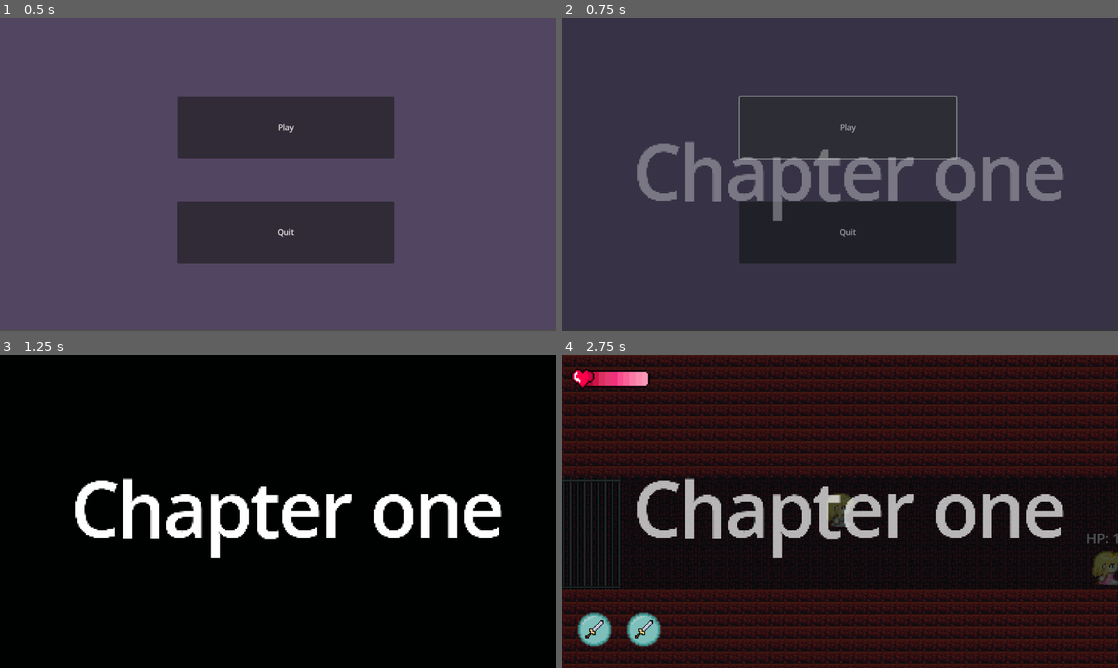
Above: before the commit, frames 1-4 (two rows, left to right).
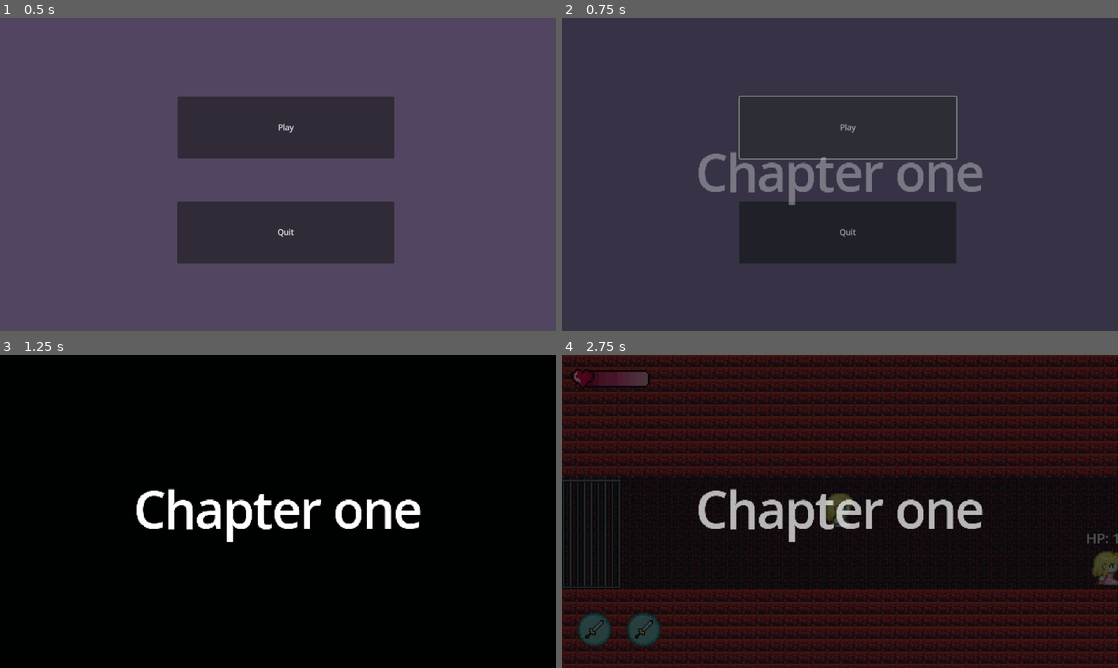
Above: after the commit, the same moments.

Repository: Mex777/BCC
Game: Godot game, scene res://Scenes/MainMenu/MainMenu.tscn
Same seed, same stepped clock (60 frames per second), same inputs: the game is played once before the commit and once after it.
Inputs (mouse positions are in pixels of both pictures, inside the frame that each line leads up to):
- Up to frame 1 (0.5 s): no input
- Up to frame 2 (0.75 s): click "Play" at 0.5 s
- Up to frame 3 (1.25 s): no input
- Up to frame 4 (2.75 s): click "Play" at 1.25 s; tap Enter (ui_accept) at 2, 2.27 s; move the mouse to (962, 495) at 2.02 s; hold Right (ui_right) from 2.03 s (still down); click (962, 495) at 2.1 s; tap R (stun) at 2.3 s

Frame 1 is identical in both runs. In frame 2, 5.7% of the frame differs, in the area x 13-91%, y 39-65%; in frame 3, 6.2%; in frame 4, 7.8%, in the area x 1-91%, y 4-94%.
Error in both runs: Cannot call method 'change_scene_to_file' on a null value. (res://Scenes/MainMenu/MainMenu.gd:13)

Commit message:
Fixed transitions

Diff:
--- a/Scenes/Aurora/Aurora.gd
+++ b/Scenes/Aurora/Aurora.gd
@@ -1,11 +1,12 @@
 extends CharacterBody2D
+
+@export var god_mode = false
 
 const SPEED: float = 300.0
 const JUMP_VELOCITY: float = -400.0
 var attacking: bool = false
 var cooldown_stun_attack: bool = false
 var cooldown_base_attack: bool = false
-
 
 # Get the gravity from the project settings to be synced with RigidBody nodes.
 var gravity = ProjectSettings.get_setting("physics/2d/default_gravity")
@@ -90,7 +91,8 @@
 
 
 func take_damage(damage):
-	Player.take_damage(damage)
+	if god_mode == false:
+		Player.take_damage(damage)
 
 	$Sprite.modulate = Color.RED
 	await get_tree().create_timer(0.1).timeout
--- a/Scenes/Levels/Level1.tscn
+++ b/Scenes/Levels/Level1.tscn
@@ -2,15 +2,15 @@
 
 [ext_resource type="Texture2D" uid="uid://35x4kjs54y8d" path="res://Assets/World/BaseTiles/FireSetGrid.png" id="1_bkxon"]
 [ext_resource type="Script" path="res://Scenes/Aurora/Aurora.gd" id="2_acwsi"]
+[ext_resource type="Texture2D" uid="uid://bi1xvl63wfox1" path="res://Assets/Aurora/PrisonerOutfit/Attack (right)/0.png" id="3_3wlkh"]
 [ext_resource type="PackedScene" uid="uid://b81brgql6wu3h" path="res://Scenes/GameOver/GameOver.tscn" id="3_4redj"]
-[ext_resource type="Texture2D" uid="uid://7gq36agavyfl" path="res://Assets/Aurora/PrincessOutfit/Attack/0.png" id="3_5vw3v"]
-[ext_resource type="Texture2D" uid="uid://cmjhggx1mif7l" path="res://Assets/Aurora/PrincessOutfit/Attack/1.png" id="4_ff4cy"]
+[ext_resource type="Texture2D" uid="uid://bb52b0v3ljwbn" path="res://Assets/Aurora/PrisonerOutfit/Attack (right)/1.png" id="4_he7op"]
 [ext_resource type="Script" path="res://Scenes/GameOver/GameOver.gd" id="4_kd4oh"]
 [ext_resource type="PackedScene" uid="uid://c4cb70e8fa1r1" path="res://Scenes/Reusables/Dummy/dummy.tscn" id="4_n48yf"]
-[ext_resource type="Texture2D" uid="uid://yv52waf38dp8" path="res://Assets/Aurora/PrincessOutfit/Attack/2.png" id="5_f428s"]
-[ext_resource type="Texture2D" uid="uid://cicydcrw4el17" path="res://Assets/Aurora/PrincessOutfit/Attack/3.png" id="6_orixk"]
+[ext_resource type="Texture2D" uid="uid://b3l73us3bhm16" path="res://Assets/Aurora/PrisonerOutfit/Attack (right)/2.png" id="5_eyn45"]
+[ext_resource type="Texture2D" uid="uid://boiopb6ruxsay" path="res://Assets/Aurora/PrisonerOutfit/Attack (right)/3.png" id="6_6jxi0"]
 [ext_resource type="Script" path="res://Scenes/Levels/UI/HPBar.gd" id="6_xtjqw"]
-[ext_resource type="Texture2D" uid="uid://c2bwcbof04xjn" path="res://Assets/Aurora/PrincessOutfit/Attack/4.png" id="7_3p3r3"]
+[ext_resource type="Texture2D" uid="uid://bygbkpgxff4oa" path="res://Assets/Aurora/PrisonerOutfit/Attack (right)/4.png" id="7_cksre"]
 [ext_resource type="Texture2D" uid="uid://cxbef6exnkat0" path="res://Assets/Aurora/PrisonerOutfit/Idle/0.png" id="8_0823t"]
 [ext_resource type="Texture2D" uid="uid://cn5hfxtmgvc45" path="res://Assets/Aurora/PrisonerOutfit/Idle/1.png" id="9_fic1d"]
 [ext_resource type="Script" path="res://Scenes/Levels/UI/BasicAttack.gd" id="9_w6vsp"]
@@ -32,8 +32,8 @@
 [ext_resource type="Texture2D" uid="uid://x7mk5ax2o54n" path="res://Assets/UI/HealthBar/10.png" id="16_wte24"]
 [ext_resource type="Texture2D" uid="uid://7tc2dtl8jkev" path="res://Assets/Aurora/PrisonerOutfit/Running (right)/1.png" id="17_kytp4"]
 [ext_resource type="Texture2D" uid="uid://dirwb1jdoxlxi" path="res://Assets/Aurora/PrisonerOutfit/Running (right)/2.png" id="18_mtrup"]
-[ext_resource type="Texture2D" uid="uid://b2l3shjchgq1t" path="res://Assets/Aurora/PrincessOutfit/Stun/0.png" id="19_fs1d2"]
-[ext_resource type="Texture2D" uid="uid://btay6j8vglutv" path="res://Assets/Aurora/PrincessOutfit/Stun/1.png" id="20_5ncn4"]
+[ext_resource type="Texture2D" uid="uid://blafgkncw7ti8" path="res://Assets/Aurora/PrisonerOutfit/Stun/0.png" id="19_glbix"]
+[ext_resource type="Texture2D" uid="uid://csc826fr76ryx" path="res://Assets/Aurora/PrisonerOutfit/Stun/1.png" id="20_kq328"]
 
 [sub_resource type="TileSetAtlasSource" id="TileSetAtlasSource_vjr16"]
 texture = ExtResource("1_bkxon")
@@ -128,19 +128,19 @@
 animations = [{
 "frames": [{
 "duration": 1.0,
-"texture": ExtResource("3_5vw3v")
-}, {
-"duration": 1.0,
-"texture": ExtResource("4_ff4cy")
-}, {
-"duration": 1.0,
-"texture": ExtResource("5_f428s")
-}, {
-"duration": 1.0,
-"texture": ExtResource("6_orixk")
-}, {
-"duration": 1.0,
-"texture": ExtResource("7_3p3r3")
+"texture": ExtResource("3_3wlkh")
+}, {
+"duration": 1.0,
+"texture": ExtResource("4_he7op")
+}, {
+"duration": 1.0,
+"texture": ExtResource("5_eyn45")
+}, {
+"duration": 1.0,
+"texture": ExtResource("6_6jxi0")
+}, {
+"duration": 1.0,
+"texture": ExtResource("7_cksre")
 }],
 "loop": false,
 "name": &"Attack",
@@ -199,10 +199,10 @@
 }, {
 "frames": [{
 "duration": 1.0,
-"texture": ExtResource("19_fs1d2")
-}, {
-"duration": 1.0,
-"texture": ExtResource("20_5ncn4")
+"texture": ExtResource("19_glbix")
+}, {
+"duration": 1.0,
+"texture": ExtResource("20_kq328")
 }],
 "loop": true,
 "name": &"Stun",
@@ -623,10 +623,10 @@
 [sub_resource type="GDScript" id="GDScript_emkyj"]
 script/source = "extends Area2D
 
-
 func _on_body_entered(body):
 	if body.name == \"Aurora\":
-		TransitionScene.transition(\"Chapter two\")
+		$\"../Aurora\".god_mode = true
+		TransitionScene.transition(\"Chapter one\")
 		await TransitionScene.on_transition_finished
 		get_tree().change_scene_to_file(\"res://Scenes/Levels/Level2.tscn\")
 "
--- a/Scenes/Levels/Level2.tscn
+++ b/Scenes/Levels/Level2.tscn
@@ -572,8 +572,11 @@
 [sub_resource type="GDScript" id="GDScript_hih0e"]
 script/source = "extends Area2D
 
+@onready var hp_bar = $\"../HPBar\"
+
 func _on_body_entered(body):
 	if body.name == \"Aurora\":
+		$\"../Aurora\".god_mode = true
 		TransitionScene.transition(\"Chapter three\")
 		await TransitionScene.on_transition_finished
 		get_tree().change_scene_to_file(\"res://Scenes/Levels/Level3.tscn\")
--- a/Scenes/Levels/Level3.tscn
+++ b/Scenes/Levels/Level3.tscn
@@ -17,8 +17,8 @@
 [ext_resource type="Texture2D" uid="uid://5sjsfm77g1bj" path="res://Assets/Aurora/FighterOutfit/Running (right)/0.png" id="15_hfyql"]
 [ext_resource type="Texture2D" uid="uid://dp0msbcq4jq1f" path="res://Assets/Aurora/FighterOutfit/Running (right)/1.png" id="16_mrisb"]
 [ext_resource type="Texture2D" uid="uid://c0850uyvslvbv" path="res://Assets/Aurora/FighterOutfit/Running (right)/2.png" id="17_ncbv1"]
-[ext_resource type="Texture2D" uid="uid://b2l3shjchgq1t" path="res://Assets/Aurora/PrincessOutfit/Stun/0.png" id="18_vkhuw"]
-[ext_resource type="Texture2D" uid="uid://btay6j8vglutv" path="res://Assets/Aurora/PrincessOutfit/Stun/1.png" id="19_fc0pn"]
+[ext_resource type="Texture2D" uid="uid://cuntdmxfmt8j1" path="res://Assets/Aurora/FighterOutfit/Stun/0.png" id="18_b2808"]
+[ext_resource type="Texture2D" uid="uid://bj7b10v3cowqn" path="res://Assets/Aurora/FighterOutfit/Stun/1.png" id="19_262g5"]
 [ext_resource type="Texture2D" uid="uid://b4np8ylelby2v" path="res://Assets/World/TileSet.png" id="20_b7axl"]
 [ext_resource type="PackedScene" uid="uid://b81brgql6wu3h" path="res://Scenes/GameOver/GameOver.tscn" id="21_84yvk"]
 [ext_resource type="Script" path="res://Scenes/GameOver/GameOver.gd" id="22_lpu8c"]
@@ -111,10 +111,10 @@
 }, {
 "frames": [{
 "duration": 1.0,
-"texture": ExtResource("18_vkhuw")
-}, {
-"duration": 1.0,
-"texture": ExtResource("19_fc0pn")
+"texture": ExtResource("18_b2808")
+}, {
+"duration": 1.0,
+"texture": ExtResource("19_262g5")
 }],
 "loop": true,
 "name": &"Stun",
@@ -571,6 +571,9 @@
 
 func _on_body_entered(body):
 	if body.name == \"Aurora\":
+		$\"../Aurora\".god_mode = true
+		TransitionScene.transition(\"Chapter three\")
+		await TransitionScene.on_transition_finished
 		get_tree().change_scene_to_file(\"res://Scenes/Levels/Level3.tscn\")
 "
 
@@ -590,7 +593,7 @@
 position = Vector2(0, -6)
 scale = Vector2(1.625, 1.625)
 sprite_frames = SubResource("SpriteFrames_jxwdf")
-animation = &"Idle"
+animation = &"Stun"
 frame = 1
 
 [node name="Camera2D" type="Camera2D" parent="Aurora"]
--- a/Scenes/Reusables/AbstractEnemy/AbstractEnemy.tscn
+++ b/Scenes/Reusables/AbstractEnemy/AbstractEnemy.tscn
@@ -22,6 +22,10 @@
 
 [sub_resource type="CapsuleShape2D" id="CapsuleShape2D_hteyl"]
 
+[sub_resource type="SystemFont" id="SystemFont_5d3l4"]
+font_names = PackedStringArray("Ubuntu")
+font_weight = 450
+
 [sub_resource type="GDScript" id="GDScript_pomaq"]
 script/source = "extends Label
 
@@ -44,10 +48,13 @@
 shape = SubResource("CapsuleShape2D_hteyl")
 
 [node name="Label" type="Label" parent="."]
-offset_left = -25.0
-offset_top = -43.0
-offset_right = 15.0
-offset_bottom = -20.0
+offset_left = -17.0
+offset_top = -31.0
+offset_right = 4983.0
+offset_bottom = 2769.0
+scale = Vector2(0.005, 0.005)
+theme_override_fonts/font = SubResource("SystemFont_5d3l4")
+theme_override_font_sizes/font_size = 2048
 text = "HP:"
 script = SubResource("GDScript_pomaq")
 
--- a/Scenes/Reusables/Transition/TransitionScene.gd
+++ b/Scenes/Reusables/Transition/TransitionScene.gd
@@ -4,7 +4,7 @@
 
 @onready var color_rect = $ColorRect
 @onready var animation_player = $AnimationPlayer
-@onready var text = $RichTextLabel
+@onready var text = $Label
 
 func _ready():
 	color_rect.visible = false
--- a/Scenes/Reusables/Transition/TransitionScene.tscn
+++ b/Scenes/Reusables/Transition/TransitionScene.tscn
@@ -20,7 +20,7 @@
 tracks/1/type = "value"
 tracks/1/imported = false
 tracks/1/enabled = true
-tracks/1/path = NodePath("RichTextLabel:modulate")
+tracks/1/path = NodePath("Label:modulate")
 tracks/1/interp = 1
 tracks/1/loop_wrap = true
 tracks/1/keys = {
@@ -47,7 +47,7 @@
 tracks/1/type = "value"
 tracks/1/imported = false
 tracks/1/enabled = true
-tracks/1/path = NodePath("RichTextLabel:modulate")
+tracks/1/path = NodePath("Label:modulate")
 tracks/1/interp = 1
 tracks/1/loop_wrap = true
 tracks/1/keys = {
@@ -75,7 +75,7 @@
 tracks/1/type = "value"
 tracks/1/imported = false
 tracks/1/enabled = true
-tracks/1/path = NodePath("RichTextLabel:modulate")
+tracks/1/path = NodePath("Label:modulate")
 tracks/1/interp = 1
 tracks/1/loop_wrap = true
 tracks/1/keys = {
@@ -92,7 +92,12 @@
 "RESET": SubResource("Animation_ypkde")
 }
 
+[sub_resource type="SystemFont" id="SystemFont_5nsct"]
+font_names = PackedStringArray("Ubuntu")
+font_weight = 475
+
 [node name="TransitionScene" type="CanvasLayer"]
+layer = 2
 script = ExtResource("1_1y6hd")
 
 [node name="ColorRect" type="ColorRect" parent="."]
@@ -109,24 +114,20 @@
 "": SubResource("AnimationLibrary_7ird2")
 }
 
-[node name="RichTextLabel" type="RichTextLabel" parent="."]
+[node name="Label" type="Label" parent="."]
 modulate = Color(1, 1, 1, 0)
-anchors_preset = -1
-anchor_left = 0.5
-anchor_top = 0.5
-anchor_right = 0.526
-anchor_bottom = 0.5
-offset_left = -429.0
-offset_top = -105.0
-offset_right = 447.048
-offset_bottom = 105.0
+anchors_preset = 15
+anchor_right = 1.0
+anchor_bottom = 1.0
+offset_right = 21828.0
+offset_bottom = 12272.0
 grow_horizontal = 2
 grow_vertical = 2
-size_flags_horizontal = 4
-size_flags_vertical = 4
-theme_override_font_sizes/normal_font_size = 150
-bbcode_enabled = true
+scale = Vector2(0.05, 0.05)
+theme_override_fonts/font = SubResource("SystemFont_5nsct")
+theme_override_font_sizes/font_size = 2000
 text = "Chapter one"
-fit_content = true
+horizontal_alignment = 1
+vertical_alignment = 1
 
 [connection signal="animation_finished" from="AnimationPlayer" to="." method="_on_animation_player_animation_finished"]
--- a/project.godot
+++ b/project.godot
@@ -25,6 +25,7 @@
 
 window/stretch/mode="viewport"
 window/stretch/aspect="expand"
+window/vsync/vsync_mode=0
 
 [editor_plugins]
 
Not shown, added: Assets/Aurora/FighterOutfit/Stun/0.png.import
Not shown, added: Assets/Aurora/FighterOutfit/Stun/1.png.import
Not shown, added: Assets/Aurora/PrisonerOutfit/Attack (right)/0.png.import
Not shown, added: Assets/Aurora/PrisonerOutfit/Attack (right)/1.png.import
Not shown, added: Assets/Aurora/PrisonerOutfit/Attack (right)/2.png.import
Not shown, added: Assets/Aurora/PrisonerOutfit/Attack (right)/3.png.import
Not shown, added: Assets/Aurora/PrisonerOutfit/Attack (right)/4.png.import
Not shown, added: Assets/Aurora/PrisonerOutfit/Stun/0.png.import
Not shown, added: Assets/Aurora/PrisonerOutfit/Stun/1.png.import
Not shown: 1 places in Scenes/Reusables/AbstractEnemy/AbstractEnemy.tscn that only renumber resources
Not shown: 1 places in Scenes/Reusables/Transition/TransitionScene.tscn that only renumber resources
